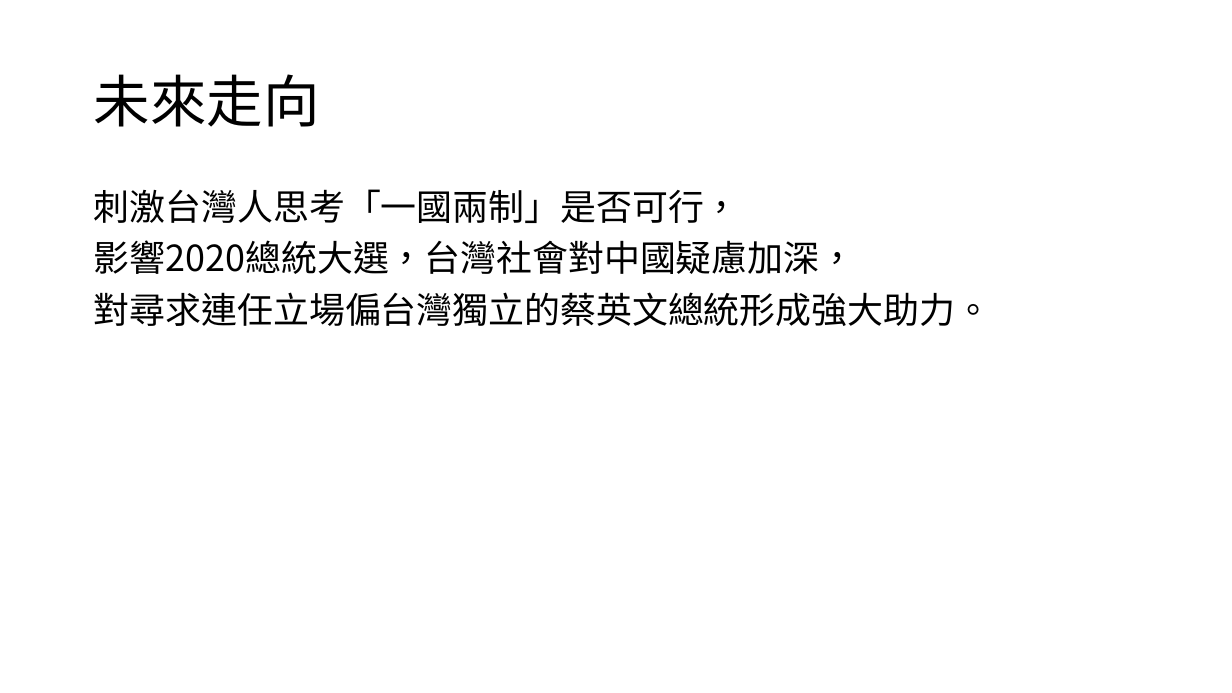
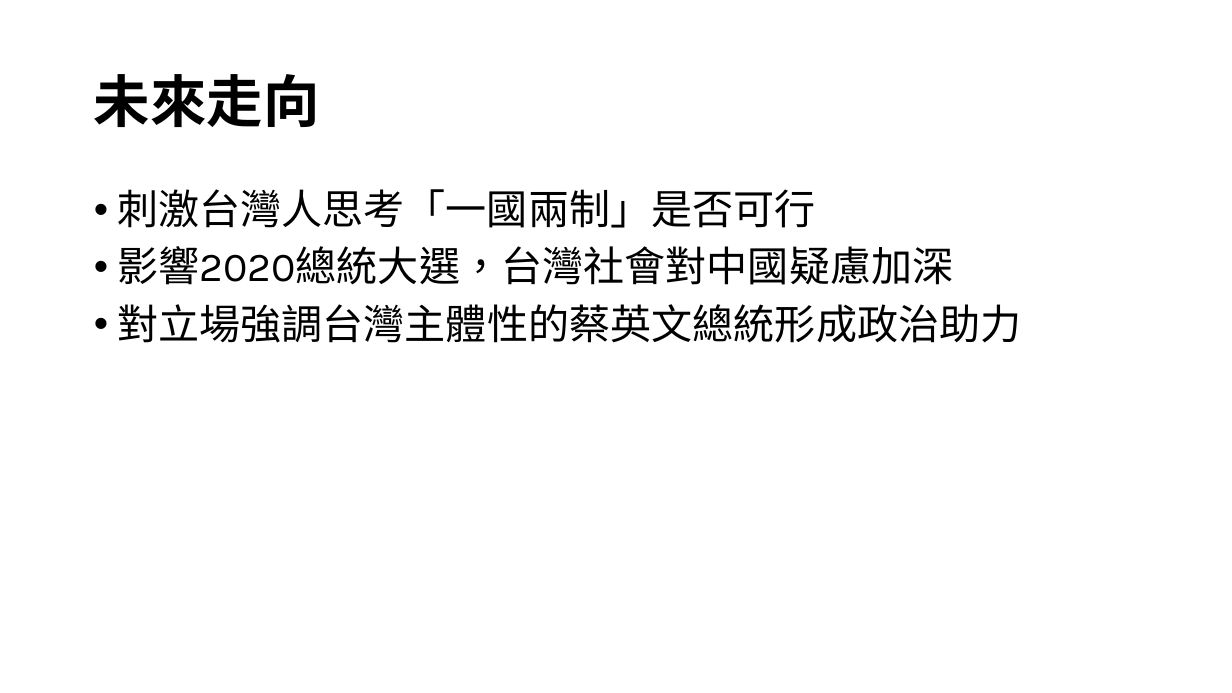
Before and after one commit to desk2000/Extradition-Bill, a slide deck: slide 34 of 從論壇分析台灣人對反送中的討論度.pptx (slide 33 before the commit). Drawn at 1232x693 pixels with LibreOffice and Linux fonts; fonts in the diff are those of the drawing. Boxes give left, top, right and bottom in pixels: in the first picture for what was removed or moved away, otherwise in the second. Text is boxed around its words. In the diff, an @@ line names an element or a change of style, - is before the commit and + after.

```diff
--- a/從論壇分析台灣人對反送中的討論度.pptx
+++ b/從論壇分析台灣人對反送中的討論度.pptx
@@ title "未來走向" at (94,74,320,127): font Noto Sans CJK SC to Karla, bold on @@
@@ text at (117,189,1022,343): text changed; size 28 to 32 pt; font Noto Sans CJK SC to Karla @@
-刺激台灣人思考「一國兩制」是否可行，
-影響2020總統大選，台灣社會對中國疑慮加深，
-對尋求連任立場偏台灣獨立的蔡英文總統形成強大助力。
+• 刺激台灣人思考「一國兩制」是否可行
+• 影響2020總統大選，台灣社會對中國疑慮加深
+• 對立場強調台灣主體性的蔡英文總統形成政治助力
```
Also in this commit, not shown: 17 other slides changed, 3 slides added, 2 slides removed, 1 other file.
